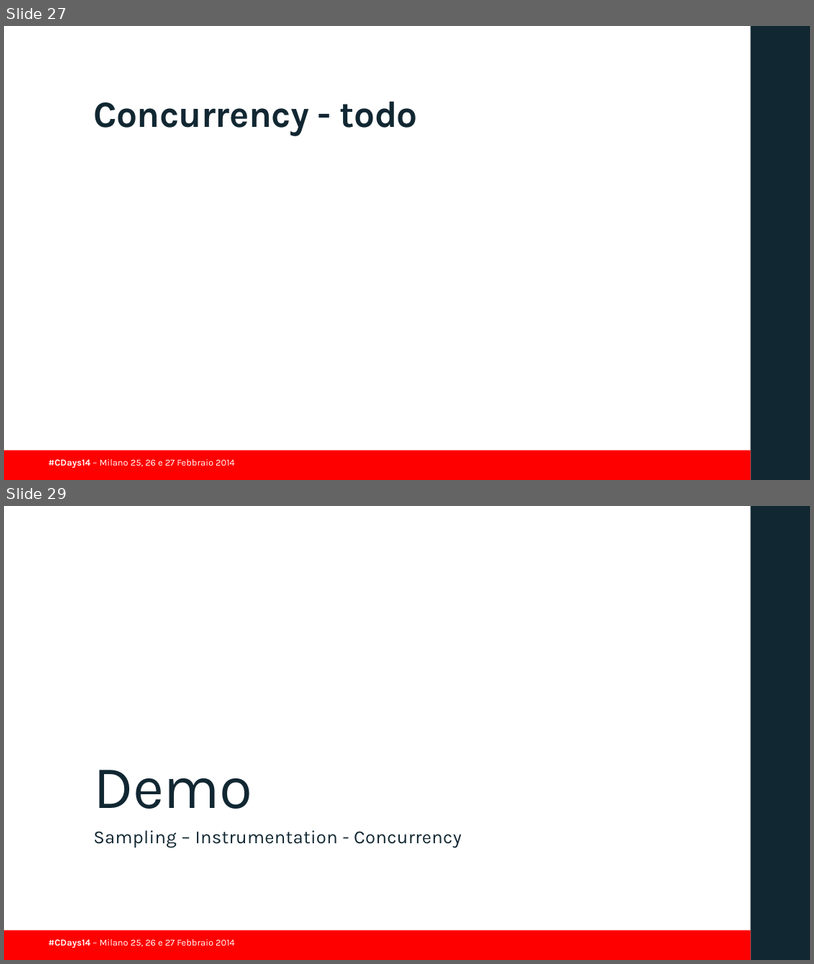
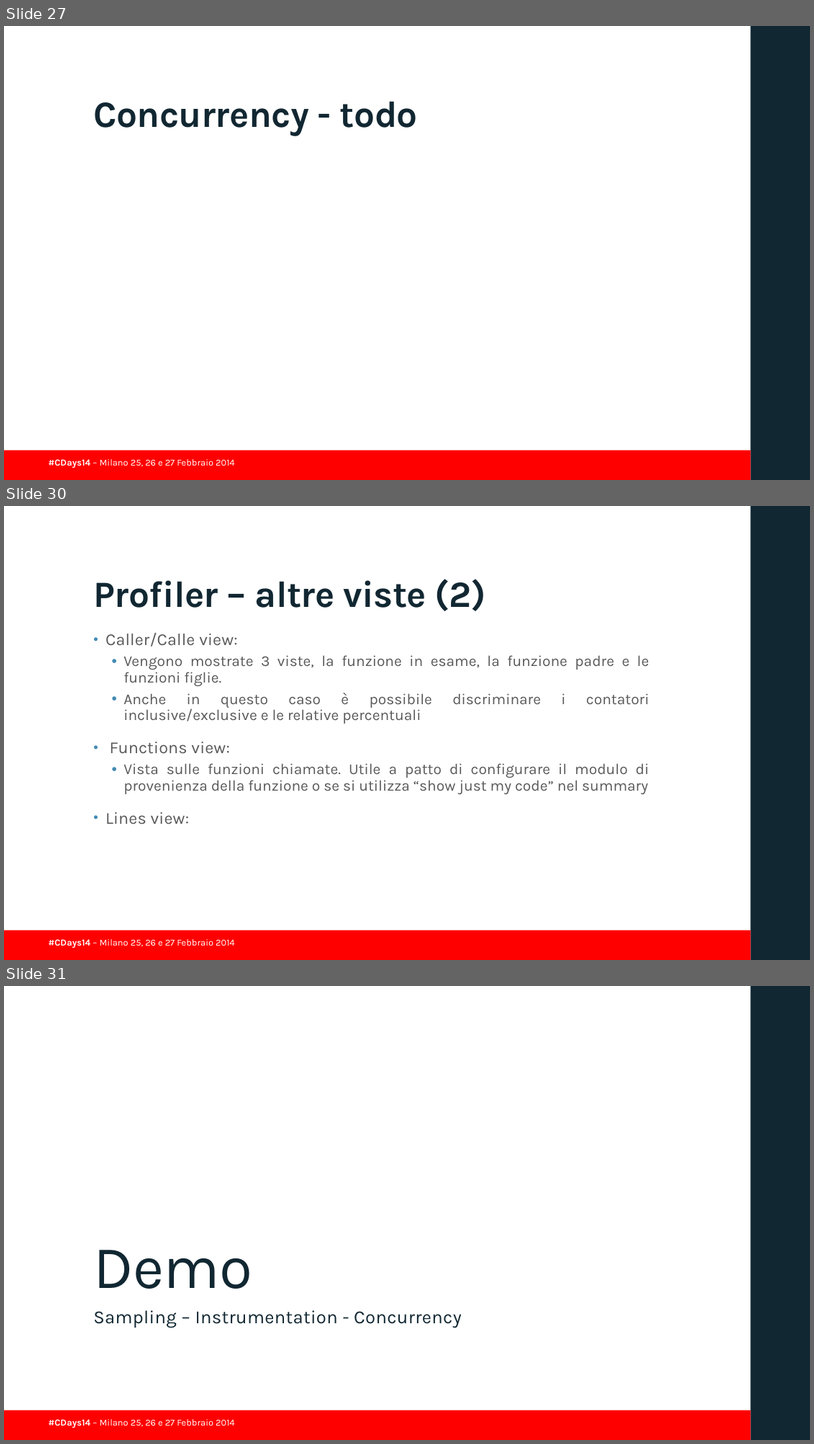
Before and after one commit to guidop/CDays14, a slide deck: presentazioneCDAYS2014.pptx. Shown one above the other, each under a label of ours: slides 27 and 29 before the commit, slides 27, 30 and 31 after it; the slides between them are not shown. The pictures are 814x964 and 814x1444 pixels, drawn with LibreOffice and Linux fonts; fonts in the diff are those of the drawing; background and template pictures are left out. Boxes give left, top, right and bottom in pixels: in the first picture for what was removed or moved away, otherwise in the second. Text is boxed around its words. In the diff, an @@ line names an element or a change of style, - is before the commit and + after.

```diff
--- a/presentazioneCDAYS2014.pptx
+++ b/presentazioneCDAYS2014.pptx
@@ slide 30 added at box(4, 506, 810, 960), background #FFFFFF; not listed: 3 template elements that a slide beside it also shows @@
@@ title added at box(93, 579, 486, 611), 44 pt, text #112732, bold @@
+Profiler – altre viste (2)
@@ text added at box(106, 633, 650, 824), 18 pt, text #595959 @@
+• Caller/Calle view:
+  • Vengono mostrate 3 viste, la funzione in esame, la funzione padre e le funzioni figlie.
+  • Anche in questo caso è possibile discriminare i contatori inclusive/exclusive e le relative percentuali
+• Functions view:
+  • Vista sulle funzioni chiamate. Utile a patto di configurare il modulo di provenienza della funzione o se si utilizza “show just my code” nel summary
+• Lines view:
@@ what was slide 29 is now slide 31 @@
```
Also in this commit, not shown: 1 slide changed, 1 other slide added.
